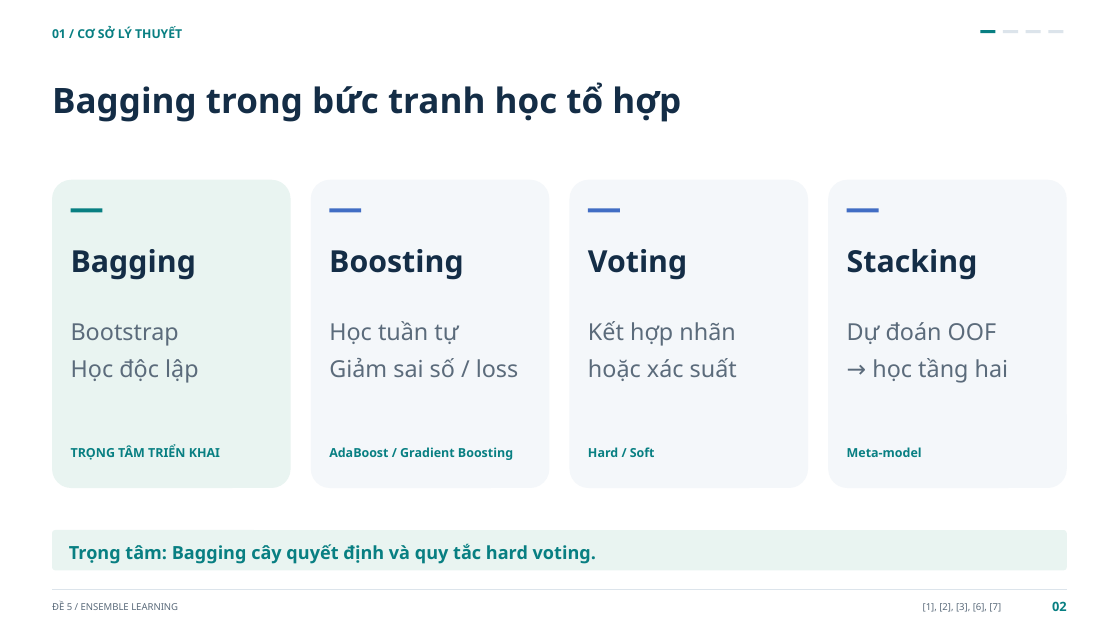
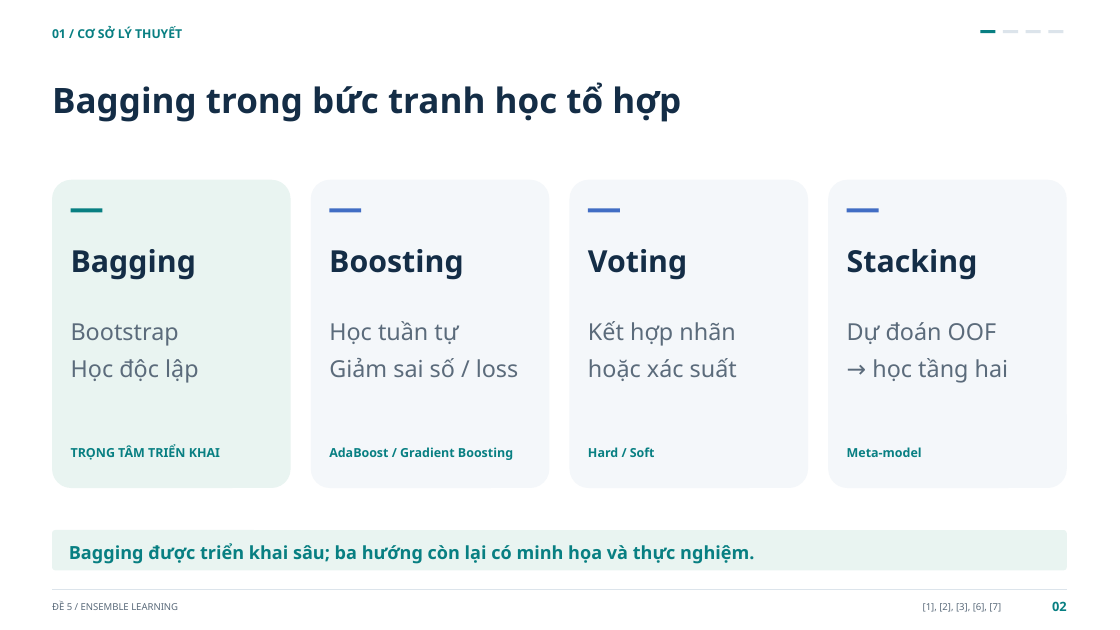
Before and after one commit to Huyngaongow/hocmaygk, a slide deck: slide 2 of De_5_Ensemble_Learning.pptx. Drawn at 1120x630 pixels with LibreOffice and Linux fonts; fonts in the diff are those of the drawing. Boxes give left, top, right and bottom in pixels: in the first picture for what was removed or moved away, otherwise in the second. Text is boxed around its words. In the diff, an @@ line names an element or a change of style, - is before the commit and + after.

```diff
--- a/De_5_Ensemble_Learning.pptx
+++ b/De_5_Ensemble_Learning.pptx
@@ text at [69,543,754,564]: text changed @@
-Trọng tâm: Bagging cây quyết định và quy tắc hard voting.
+Bagging được triển khai sâu; ba hướng còn lại có minh họa và thực nghiệm.
```
Also in this commit, not shown: 22 other slides changed, 4 slides added, 1 slide removed, 25 other files.
